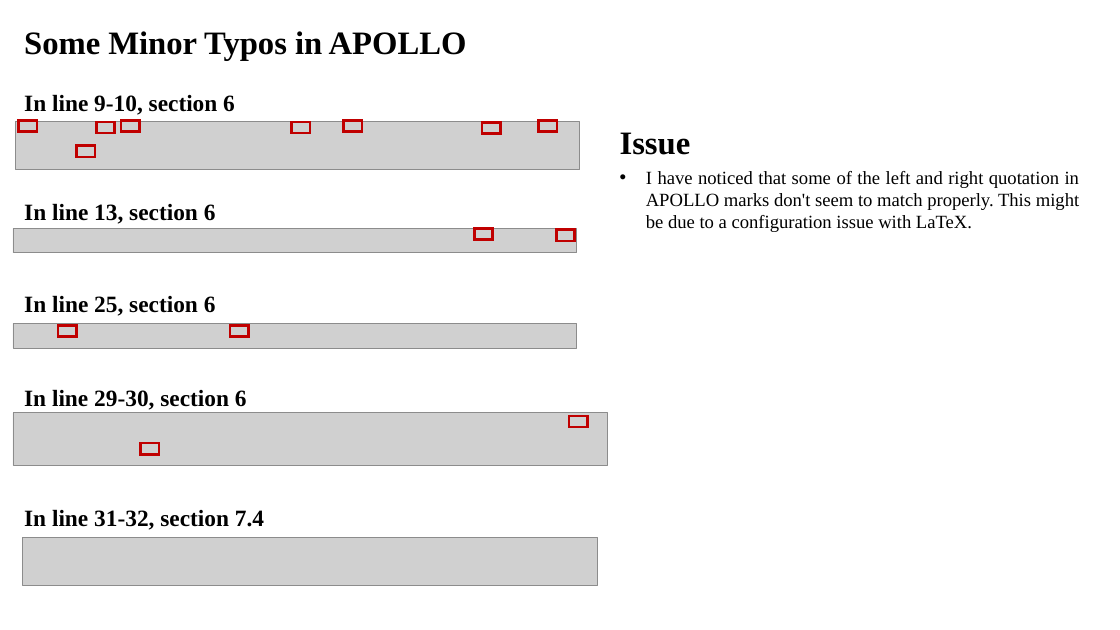
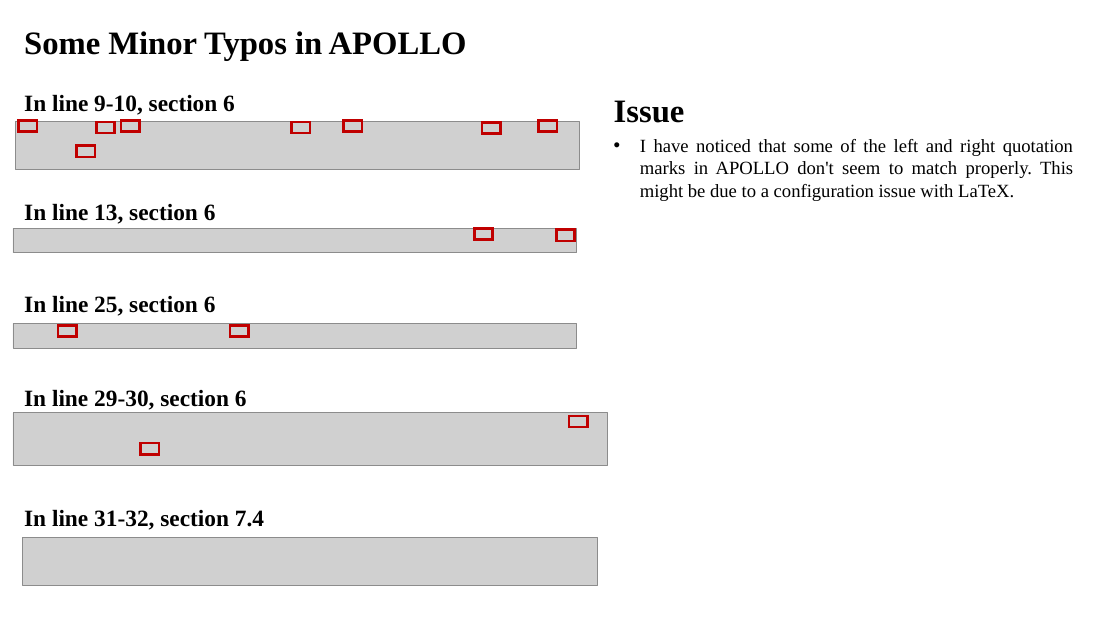
Before and after one commit to GuohaoDai/guohaodai.github.io, a slide deck: slide 2 of files/zhiyao/minor_issues.pptx. Drawn at 1120x630 pixels with LibreOffice and Linux fonts; fonts in the diff are those of the drawing; grey boxes stand for pictures. Boxes give left, top, right and bottom in pixels: in the first picture for what was removed or moved away, otherwise in the second. Text is boxed around its words. In the diff, an @@ line names an element or a change of style, - is before the commit and + after.

```diff
--- a/files/zhiyao/minor_issues.pptx
+++ b/files/zhiyao/minor_issues.pptx
@@ text "Issue": place and size @@
-text "Issue" at <box>620,132,691,155</box>
+text "Issue" at <box>614,100,685,123</box>
@@ text at <box>640,139,1073,201</box>: text changed @@
-• I have noticed that some of the left and right quotation in APOLLO marks don't seem to match properly. This might be due to a configuration issue with LaTeX.
+• I have noticed that some of the left and right quotation marks in APOLLO don't seem to match properly. This might be due to a configuration issue with LaTeX.
```
Also in this commit, not shown: 2 other files.
